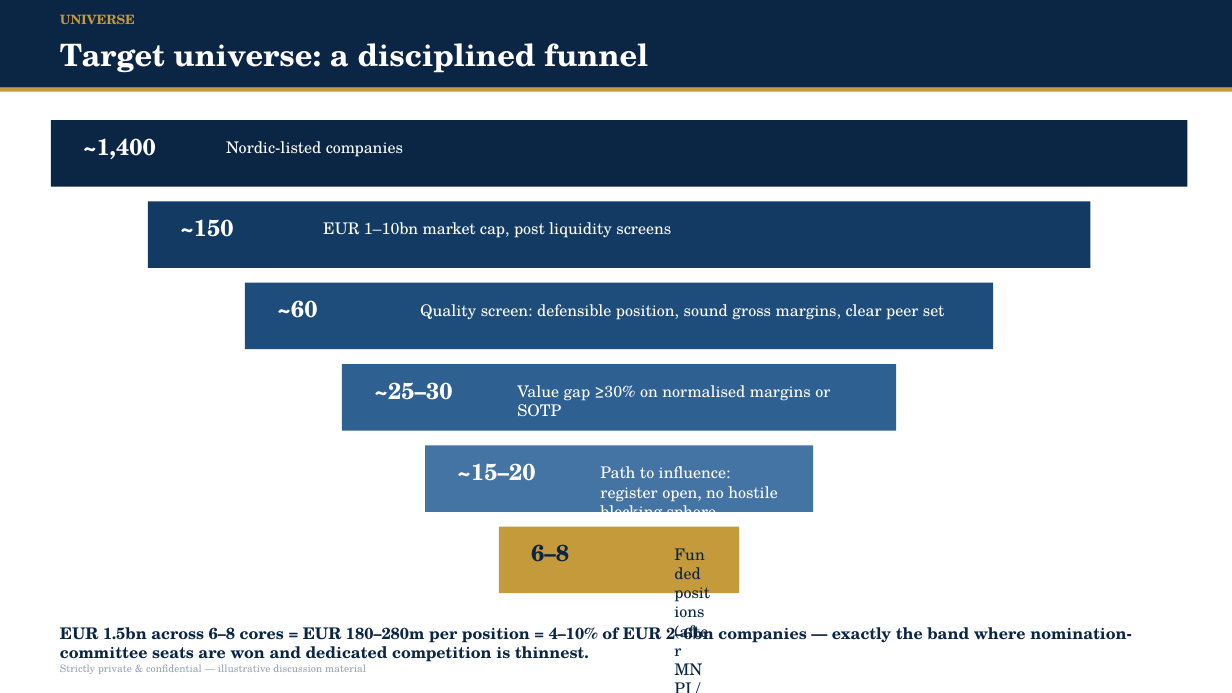
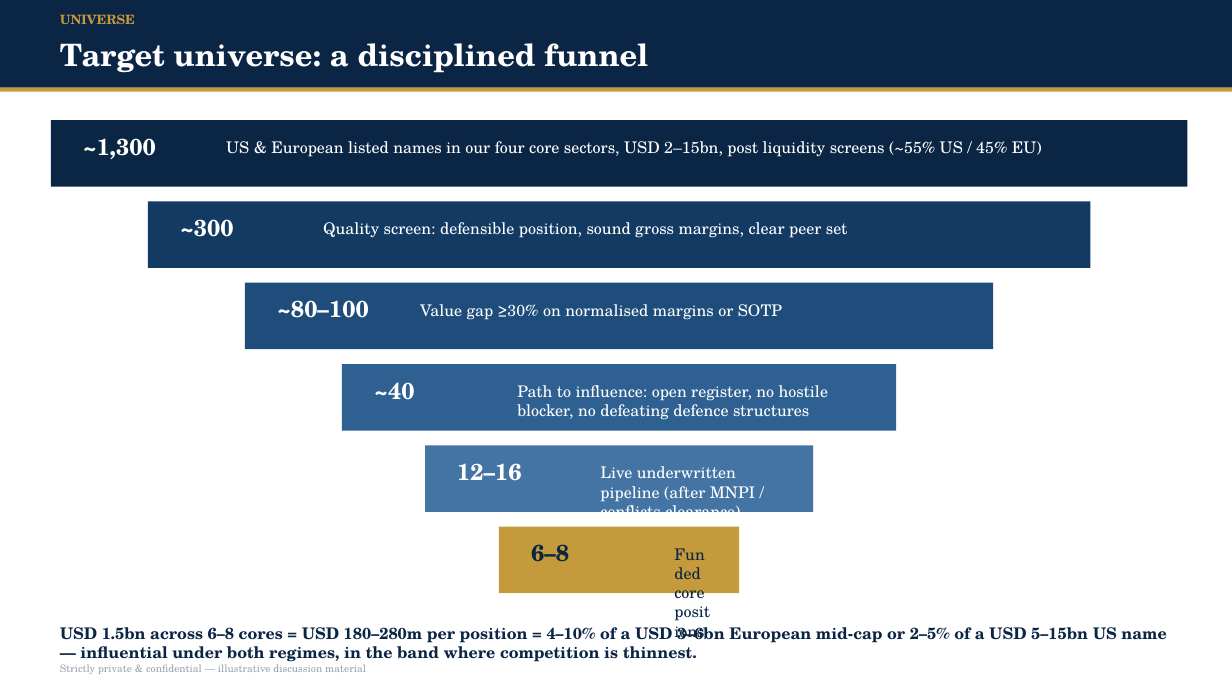
Before and after one commit to knutnyman/knutnyman, a slide deck: slide 8 of nordic-capital-activism-pitch/Nordic_Capital_Engaged_Equities_Deck.pptx. Drawn at 1232x693 pixels with LibreOffice and Linux fonts; fonts in the diff are those of the drawing. Boxes give left, top, right and bottom in pixels: in the first picture for what was removed or moved away, otherwise in the second. Text is boxed around its words. In the diff, an @@ line names an element or a change of style, - is before the commit and + after.

```diff
--- a/nordic-capital-activism-pitch/Nordic_Capital_Engaged_Equities_Deck.pptx
+++ b/nordic-capital-activism-pitch/Nordic_Capital_Engaged_Equities_Deck.pptx
@@ text at (x1=83, y1=138, x2=156, y2=159): text changed @@
-~1,400
+~1,300
@@ text at (x1=226, y1=141, x2=1042, y2=157): text changed @@
-Nordic-listed companies
+US & European listed names in our four core sectors, USD 2–15bn, post liquidity screens (~55% US / 45% EU)
@@ text at (x1=180, y1=219, x2=234, y2=237): text changed @@
-~150
+~300
@@ text "Quality screen: defensible position, sound ..." moved from (x1=420, y1=304, x2=944, y2=320) to (x1=323, y1=222, x2=847, y2=238) @@
@@ text removed at (x1=323, y1=222, x2=671, y2=238) @@
-EUR 1–10bn market cap, post liquidity screens
@@ text at (x1=277, y1=300, x2=369, y2=318): text changed @@
-~60
+~80–100
@@ text added at (x1=420, y1=304, x2=782, y2=320), 12.5 pt, text #FFFFFF @@
+Value gap ≥30% on normalised margins or SOTP
@@ text at (x1=374, y1=382, x2=414, y2=400): text changed @@
-~25–30
+~40
@@ text at (x1=517, y1=385, x2=828, y2=420): text changed @@
-Value gap ≥30% on normalised margins or SOTP
+Path to influence: open register, no hostile blocker, no defeating defence structures
@@ text at (x1=457, y1=463, x2=522, y2=481): text changed @@
-~15–20
+12–16
@@ text at (x1=600, y1=466, x2=755, y2=512): text changed @@
-Path to influence: register open, no hostile blocking sphere
+Live underwritten pipeline (after MNPI / conflicts clearance)
@@ text at (x1=674, y1=590, x2=704, y2=604): text changed @@
-Funded positions (after MNPI / conflicts clearance)
+Funded core positions
@@ text at (x1=60, y1=626, x2=1166, y2=665): text changed @@
-EUR 1.5bn across 6–8 cores = EUR 180–280m per position = 4–10% of EUR 2–6bn companies — exactly the band where nomination-committee seats are won and dedicated competition is thinnest.
+USD 1.5bn across 6–8 cores = USD 180–280m per position = 4–10% of a USD 3–6bn European mid-cap or 2–5% of a USD 5–15bn US name — influential under both regimes, in the band where competition is thinnest.
```
Also in this commit, not shown: 13 other slides changed, 1 slide added, 1 slide removed, 3 other files.
